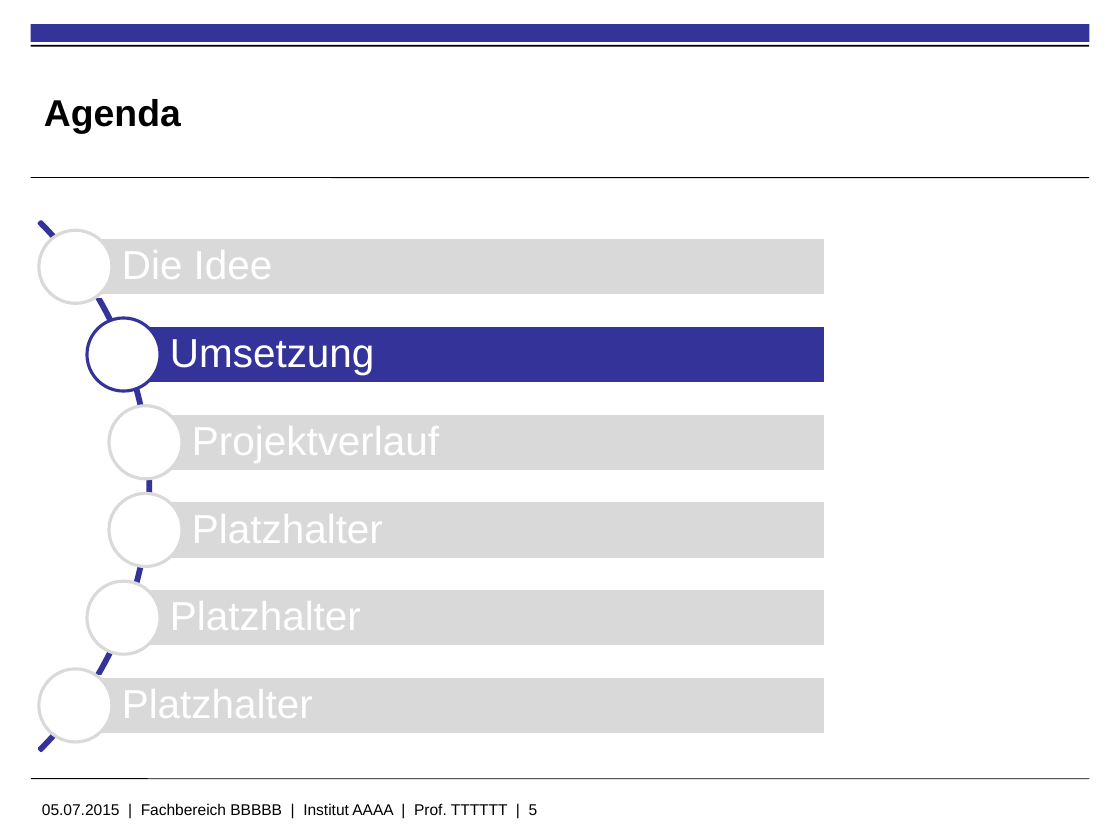
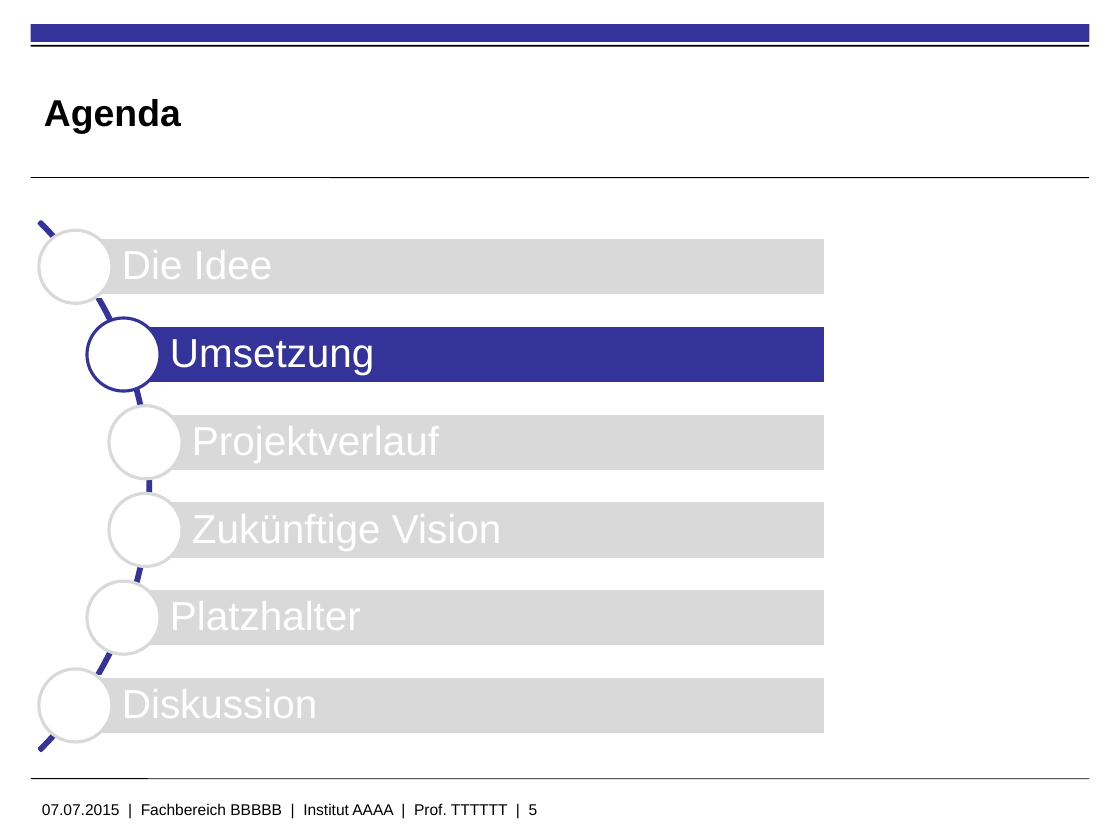
Before and after one commit to kolhagen/drivingcompetition, a slide deck: slide 5 of Big Data - Driving Compitiion.pptx. Drawn at 1120x840 pixels with LibreOffice and Linux fonts; fonts in the diff are those of the drawing; background and template pictures are left out. Boxes give left, top, right and bottom in pixels: in the first picture for what was removed or moved away, otherwise in the second. Text is boxed around its words. In the diff, an @@ line names an element or a change of style, - is before the commit and + after.

```diff
--- a/Big Data - Driving Compitiion.pptx
+++ b/Big Data - Driving Compitiion.pptx
@@ text at bbox=[192, 507, 501, 552]: text changed @@
-Platzhalter
+Zukünftige Vision
@@ text at bbox=[122, 682, 318, 727]: text changed @@
-Platzhalter
+Diskussion
@@ text at bbox=[42, 803, 538, 815]: text changed @@
-05.07.2015 | Fachbereich BBBBB | Institut AAAA | Prof. TTTTTT | 5
+07.07.2015 | Fachbereich BBBBB | Institut AAAA | Prof. TTTTTT | 5
```
Also in this commit, not shown: 3 other slides changed, 4 slides added.
